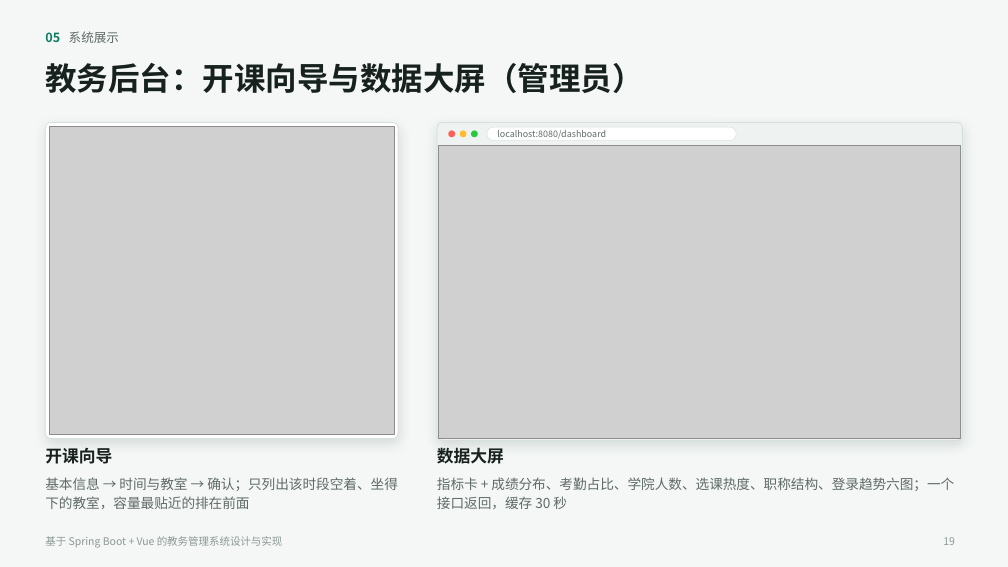
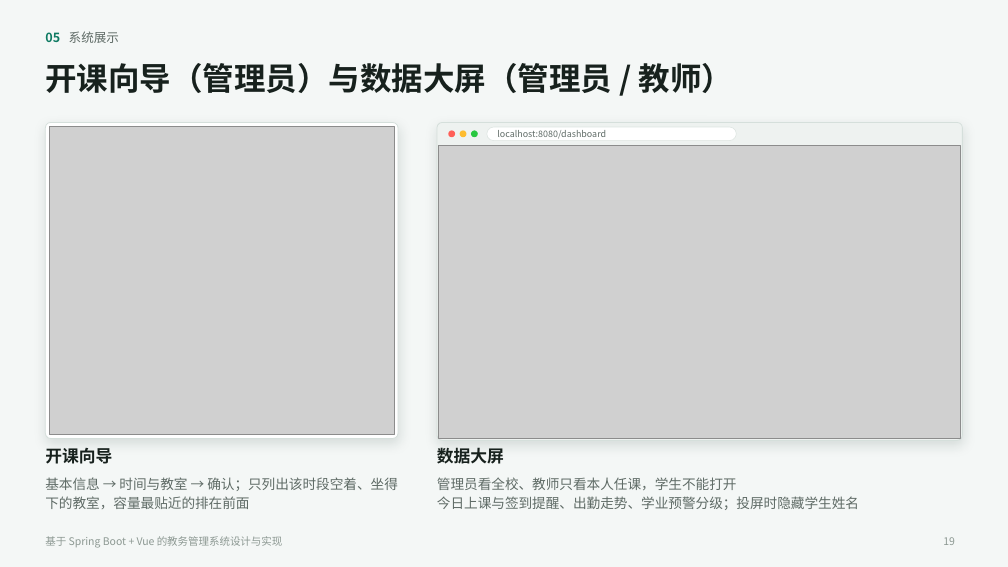
Before and after one commit to waitrain72-byte/education-admin-system, a slide deck: slide 19 of docs/教务管理系统-毕业答辩.pptx. Drawn at 1008x567 pixels with LibreOffice and Linux fonts; fonts in the diff are those of the drawing; grey boxes stand for pictures. Boxes give left, top, right and bottom in pixels: in the first picture for what was removed or moved away, otherwise in the second. Text is boxed around its words. In the diff, an @@ line names an element or a change of style, - is before the commit and + after.

Commit message:
feat: 数据大屏改版——管理员看全校、教师只看本人任课，学生不能打开
- 后端：DashboardService.screen() 按查看人返回、分别缓存 30 秒，学生一律 403；
  今日按节次汇总与签到提醒、本周排课、各周与各课出勤（只列最低 5 门，人少不排名）、
  作业提交与批改、评教、学业预警分级与按学院分布、30 天内考试、全校通知与待办
- 管理员首页指标改用 DashboardService.kpis()；出勤率口径与首页共用一处
- 前端：大屏重做（深色玉绿、ECharts SVG、投屏模式隐藏学生姓名、每分钟刷新、
  服务器时间、中英文）；路由只放行管理员和教师，教师首页加入口，权限设置对学生锁定数据大屏
- 种子：数据大屏权限从学生改给教师
- 测试：后端 +14、前端 +7；README、设计文档、答辩 PPT 同步（测试共 490 个）

```diff
--- a/docs/教务管理系统-毕业答辩.pptx
+++ b/docs/教务管理系统-毕业答辩.pptx
@@ title at (45, 63, 733, 93): text changed @@
-教务后台：开课向导与数据大屏（管理员）
+开课向导（管理员）与数据大屏（管理员 / 教师）
@@ text at (437, 477, 859, 510): text changed @@
-指标卡 + 成绩分布、考勤占比、学院人数、选课热度、职称结构、登录趋势六图；一个接口返回，缓存 30 秒
+管理员看全校、教师只看本人任课，学生不能打开
+今日上课与签到提醒、出勤走势、学业预警分级；投屏时隐藏学生姓名
```
Also in this commit, not shown: 3 other slides changed, 17 other files.
